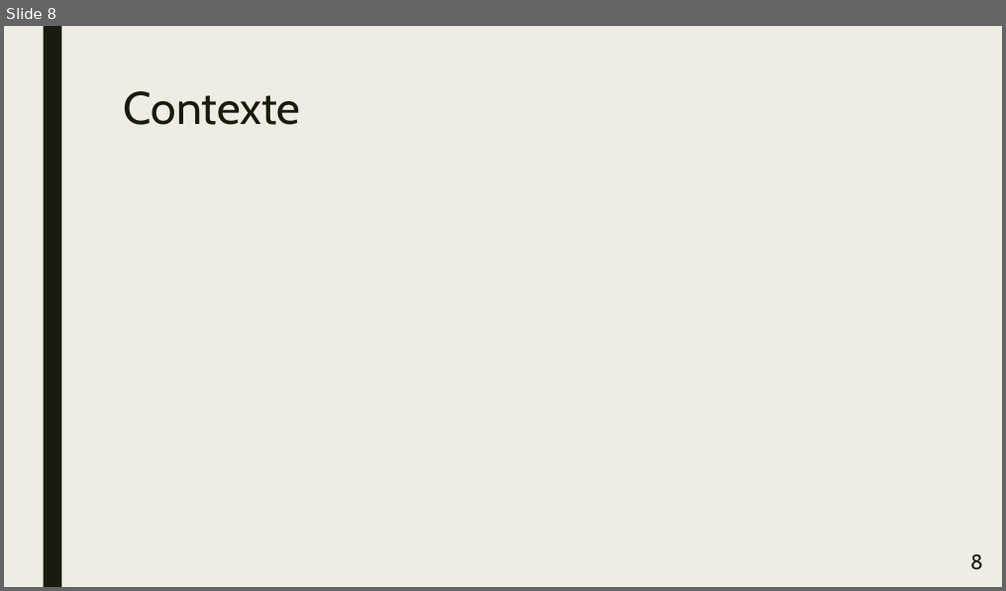
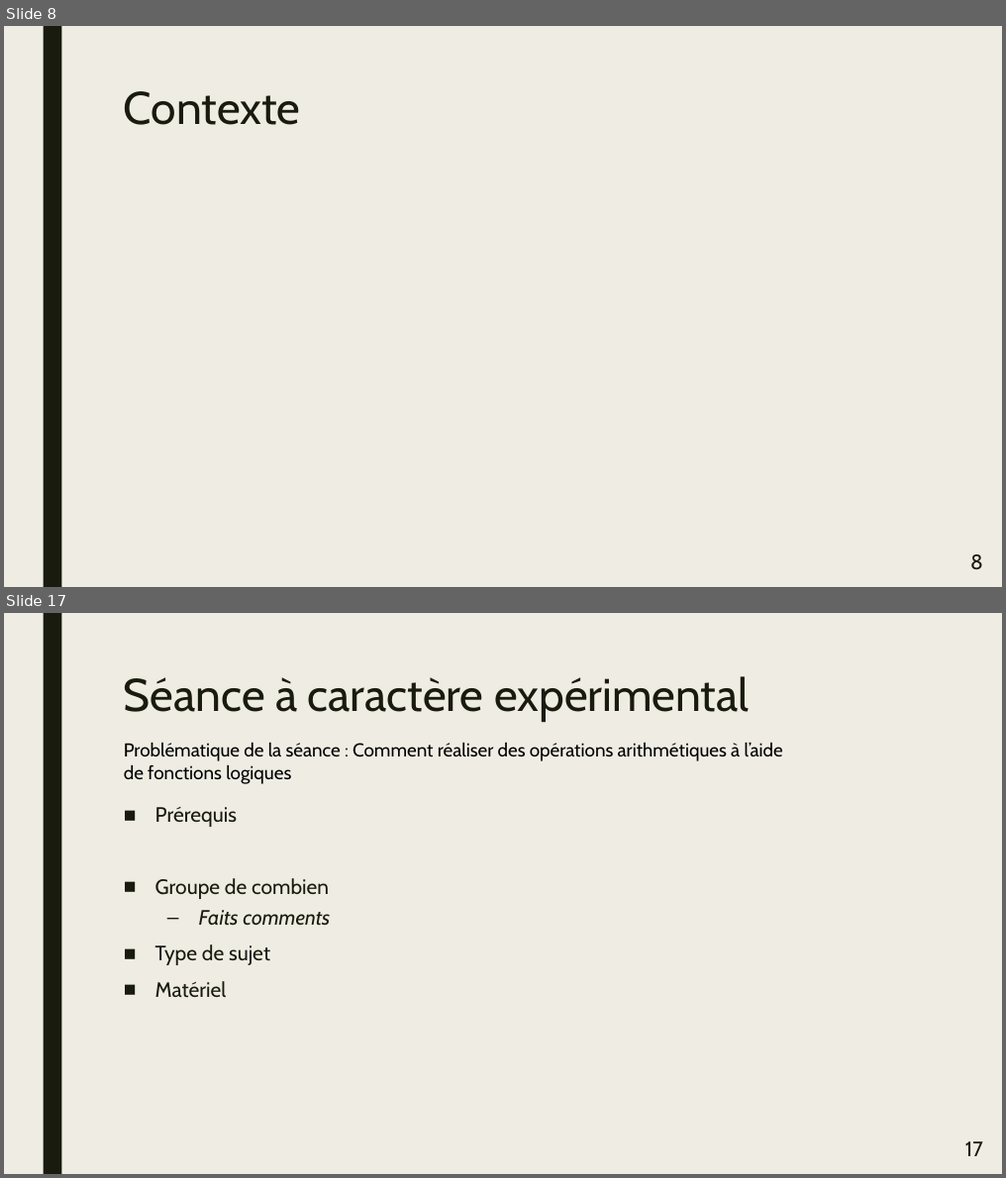
Before and after one commit to CyberJulien/Agreg_Meca, a slide deck: fichiers/presentation/PresSpe.pptx. Shown one above the other, each under a label of ours: slide 8 before the commit, slides 8 and 17 after it; the slides between them are not shown. The pictures are 1006x591 and 1006x1178 pixels, drawn with LibreOffice and Linux fonts; fonts in the diff are those of the drawing. Boxes give left, top, right and bottom in pixels: in the first picture for what was removed or moved away, otherwise in the second. Text is boxed around its words. In the diff, an @@ line names an element or a change of style, - is before the commit and + after.

```diff
--- a/fichiers/presentation/PresSpe.pptx
+++ b/fichiers/presentation/PresSpe.pptx
@@ slide 17 added at <box>4,613,1002,1174</box>, background #EFEDE3; not listed: 1 template element that a slide beside it also shows @@
@@ title added at <box>124,676,749,722</box>, 44 pt, text #191B0E @@
+Séance à caractère expérimental
@@ text added at <box>124,742,783,784</box>, 18 pt, text #000000 @@
+Problématique de la séance : Comment réaliser des opérations arithmétiques à l’aide
+de fonctions logiques
@@ text added at <box>155,807,330,998</box>, 20 pt, text #191B0E @@
+■ Prérequis
+■ Groupe de combien
+  – Faits comments
+■ Type de sujet
+■ Matériel
@@ page number added at <box>965,1142,983,1157</box>, 20 pt, text #191B0E @@
+17
```
Also in this commit, not shown: 2 slides changed, 10 other slides added, 3 other files.
